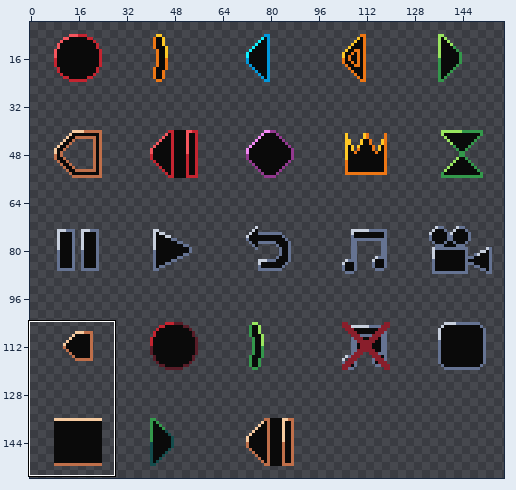
Sprite sheet -- Assets/Sprites/Game/space_color.png. Above: a wide view before the commit, with the close-up outlined.
Close-up. Before:
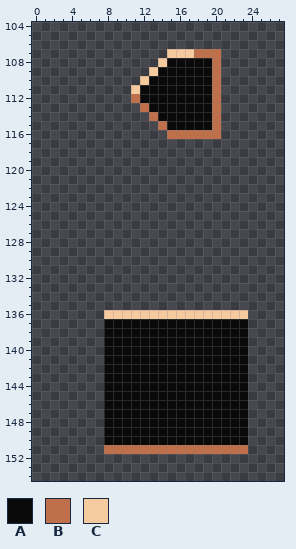
The file is 320x320 pixels, drawn in blocks of 2x2; one block is one cell here. Shown: x 0..27, y 104..154. The wide view leaves out empty margins.
Palette (. is transparent): A #0a0a0a  B #bf6f4a  C #f6ca9f
Pixels before, first column x 8:
107 .......CCCBBB...
108 ......CAAAAAB...
109 .....CAAAAAAB...
110 ....CAAAAAAAB...
111 ...CAAAAAAAAB...
112 ...BAAAAAAAAB...
113 ....BAAAAAAAB...
114 .....BAAAAAAB...
115 ......BAAAAAB...
116 .......BBBBBB...
117 ................
118 ................
119 ................
120 ................
121 ................
122 ................
123 ................
124 ................
125 ................
126 ................
127 ................
128 ................
129 ................
130 ................
131 ................
132 ................
133 ................
134 ................
135 ................
136 CCCCCCCCCCCCCCCC
137 AAAAAAAAAAAAAAAA
138 AAAAAAAAAAAAAAAA
139 AAAAAAAAAAAAAAAA
140 AAAAAAAAAAAAAAAA
141 AAAAAAAAAAAAAAAA
142 AAAAAAAAAAAAAAAA
143 AAAAAAAAAAAAAAAA
144 AAAAAAAAAAAAAAAA
145 AAAAAAAAAAAAAAAA
146 AAAAAAAAAAAAAAAA
147 AAAAAAAAAAAAAAAA
148 AAAAAAAAAAAAAAAA
149 AAAAAAAAAAAAAAAA
150 AAAAAAAAAAAAAAAA
151 BBBBBBBBBBBBBBBB
After the commit:
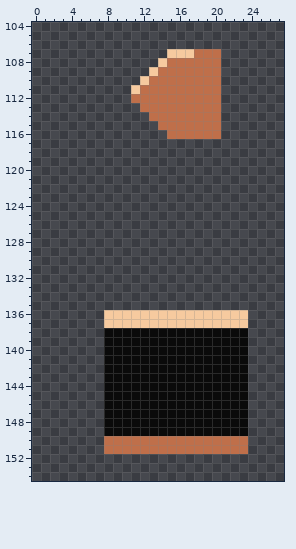
Change:
Colour B replaces colour A in row 108 at x 15 to 19; in row 109 at x 14 to 19; in row 110 at x 13 to 19; in rows 111 to 112 at x 12 to 19; in row 113 at x 13 to 19; in row 114 at x 14 to 19.
Colour B replaces colour A in row 115 at x 15 to 19; in row 150 at x 8 to 23.
Colour C replaces colour A in row 137 at x 8 to 23.
Where, in picture pixels (left, top, right, bottom), the same in both close-ups:
changed: (140, 58, 212, 130)
changed: (104, 319, 248, 328)
changed: (104, 436, 248, 445)
